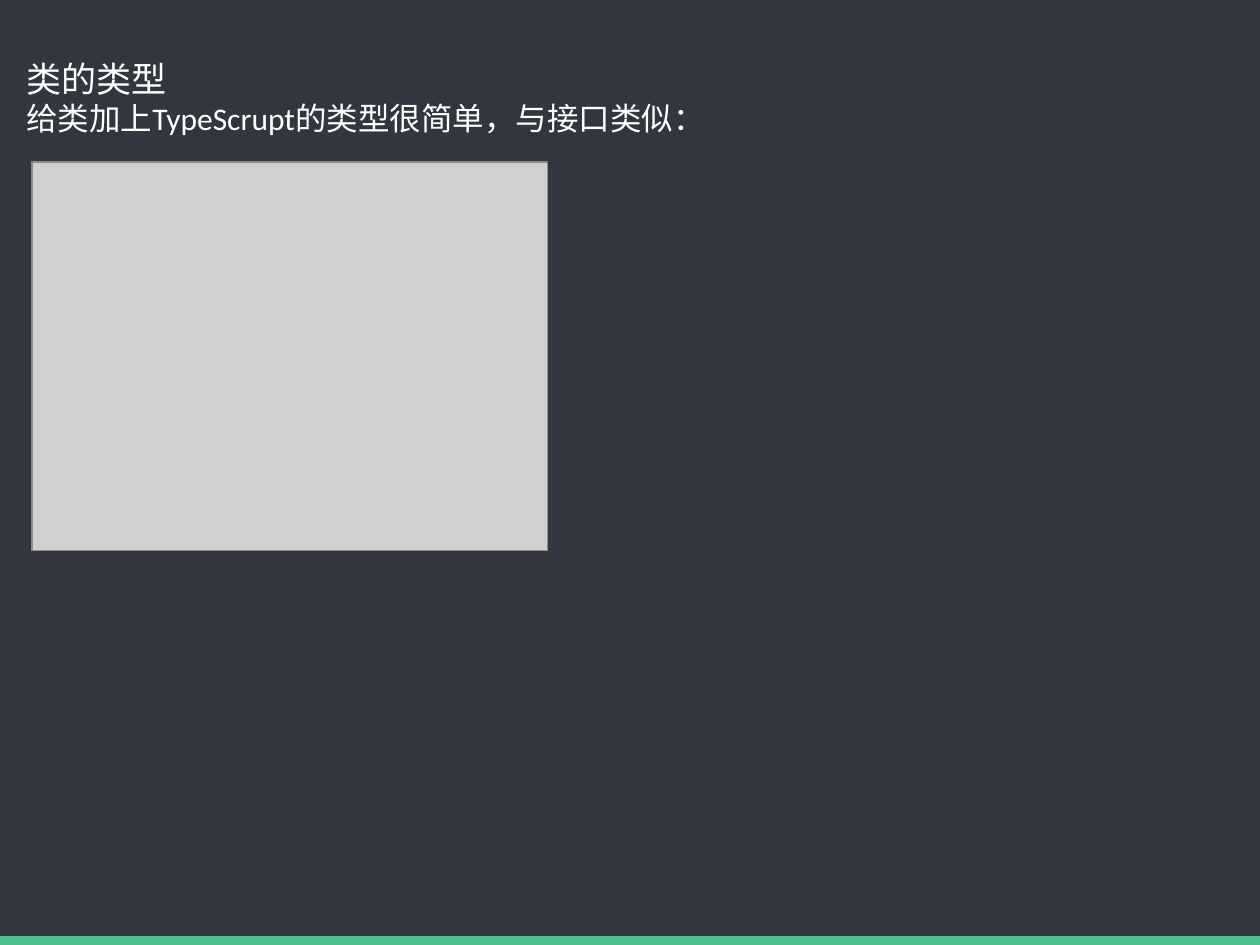
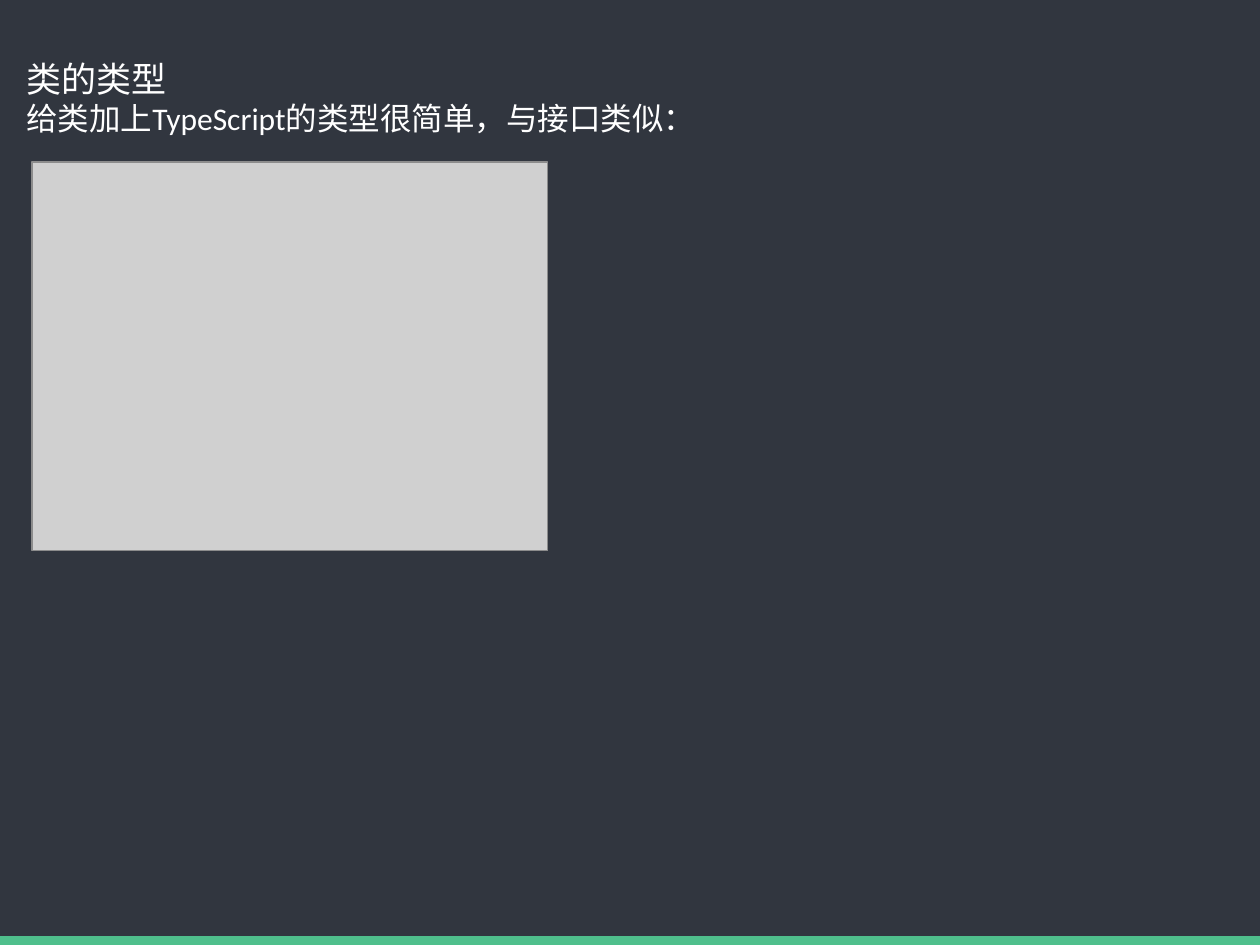
Before and after one commit to baixiaoyu2997/typescript-share, a slide deck: slide 37 of TS内部分享.pptx. Drawn at 1260x945 pixels with LibreOffice and Linux fonts; fonts in the diff are those of the drawing; grey boxes stand for pictures. Boxes give left, top, right and bottom in pixels: in the first picture for what was removed or moved away, otherwise in the second. Text is boxed around its words. In the diff, an @@ line names an element or a change of style, - is before the commit and + after.

Commit message:
update

```diff
--- a/TS内部分享.pptx
+++ b/TS内部分享.pptx
@@ text at [26, 103, 695, 135]: text changed @@
-给类加上TypeScrupt的类型很简单，与接口类似：
+给类加上TypeScript的类型很简单，与接口类似：
```
